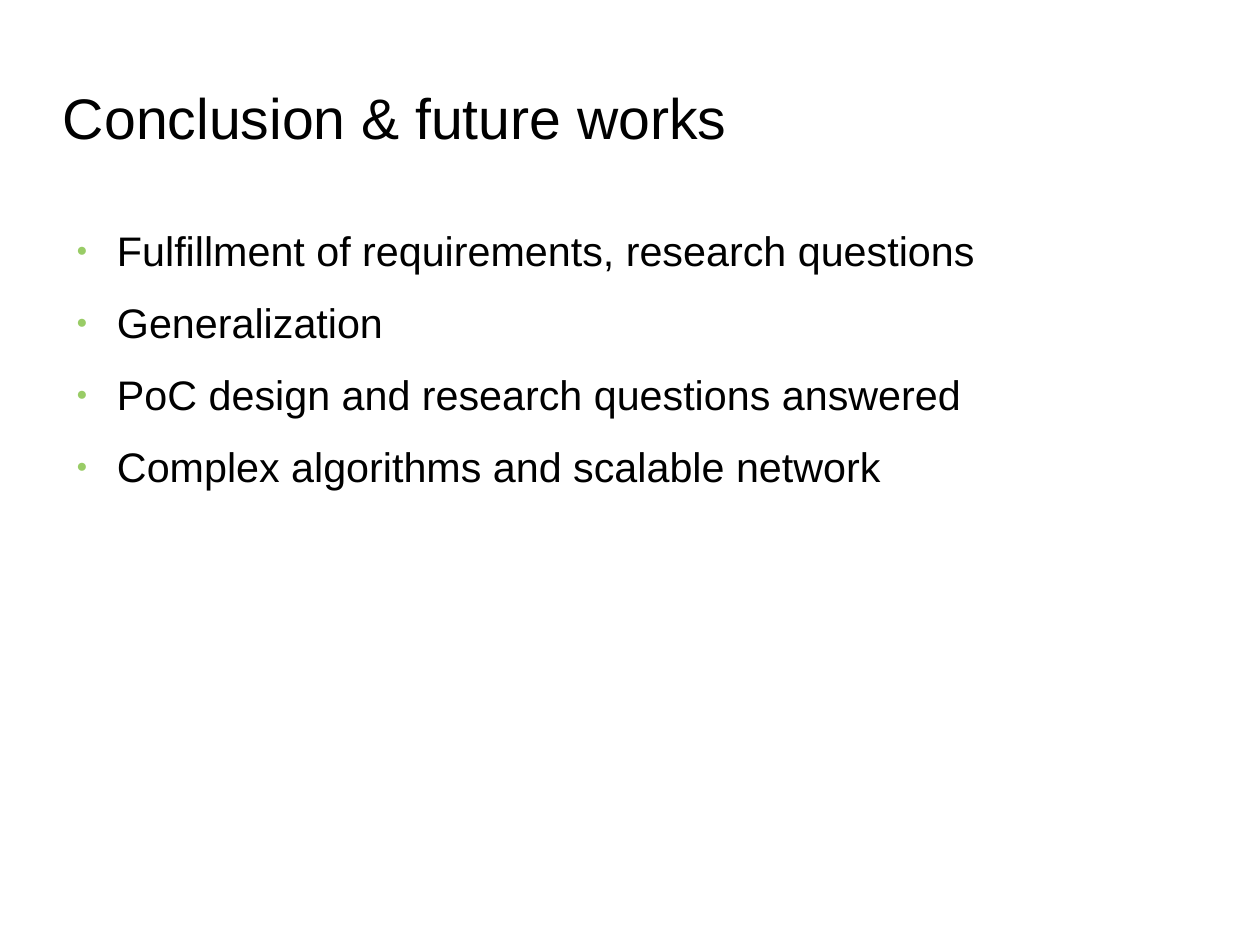
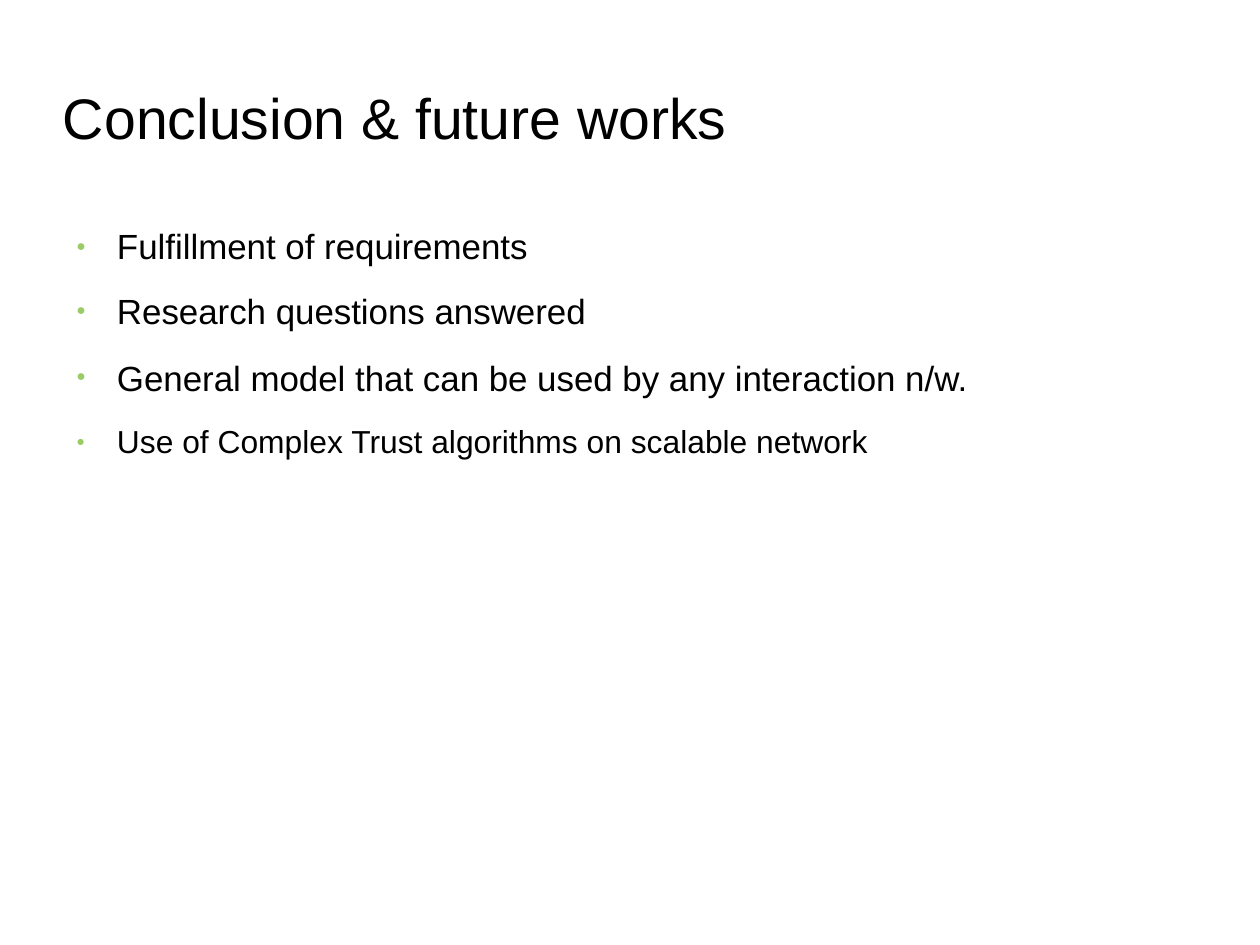
Before and after one commit to s2-t2/blockchain_reputation_system, a slide deck: slide 20 of documents/Presentation/Presentation.odp (slide 23 before the commit). Drawn at 1260x945 pixels with LibreOffice and Linux fonts; fonts in the diff are those of the drawing; background and template pictures are left out. Boxes give left, top, right and bottom in pixels: in the first picture for what was removed or moved away, otherwise in the second. Text is boxed around its words. In the diff, an @@ line names an element or a change of style, - is before the commit and + after.

```diff
--- a/documents/Presentation/Presentation.odp
+++ b/documents/Presentation/Presentation.odp
@@ text at (117,233,967,459): text changed; size 26 to 22 pt @@
-● Fulfillment of requirements, research questions
-● Generalization
-● PoC design and research questions answered
-● Complex algorithms and scalable network
+● Fulfillment of requirements
+● Research questions answered
+● General model that can be used by any interaction n/w.
+● Use of Complex Trust algorithms on scalable network
```
Also in this commit, not shown: 11 other slides changed, 7 slides added, 8 slides removed, 4 other files.
